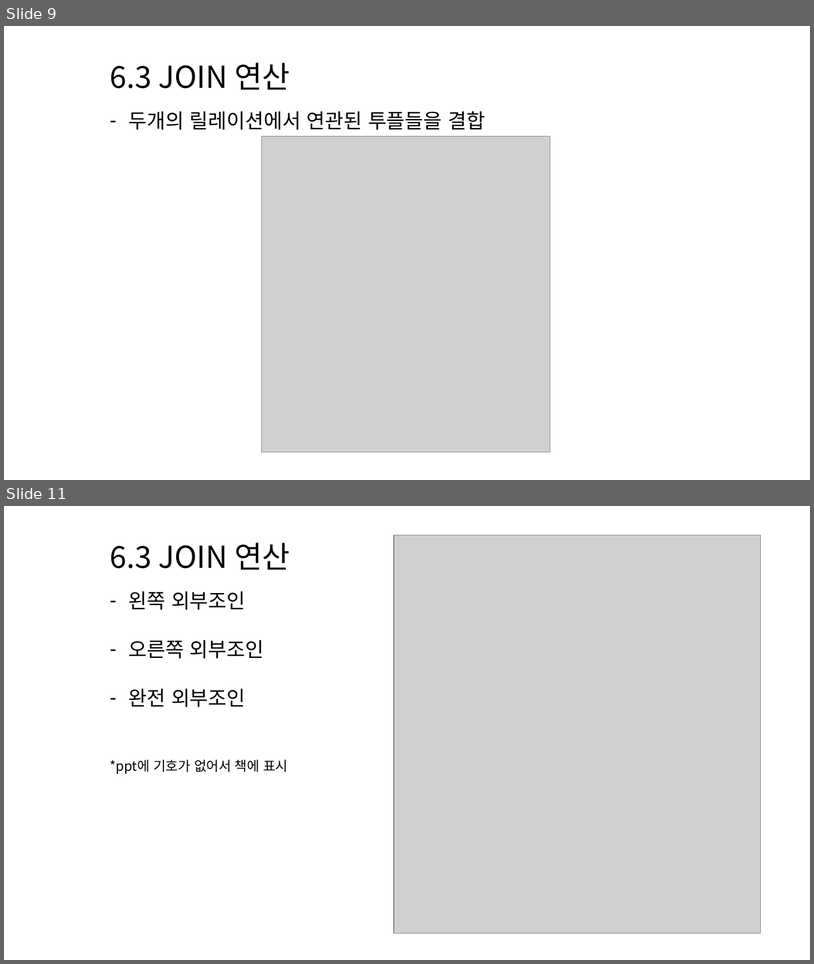
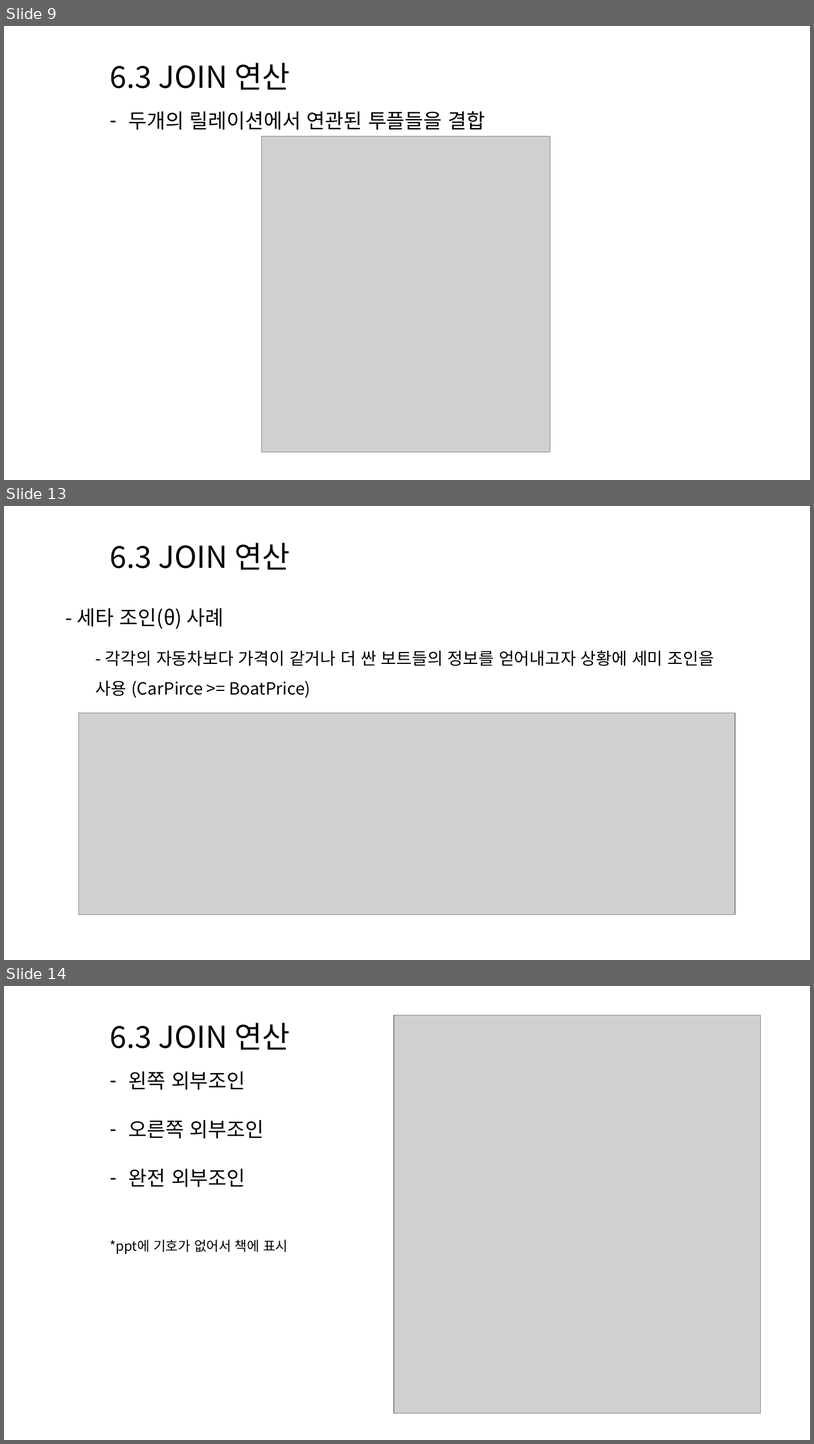
Before and after one commit to lhs501/mirim, a slide deck: chapter 6.pptx. Shown one above the other, each under a label of ours: slides 9 and 11 before the commit, slides 9, 13 and 14 after it; the slides between them are not shown. The pictures are 814x964 and 814x1444 pixels, drawn with LibreOffice and Linux fonts; fonts in the diff are those of the drawing; grey boxes stand for pictures. Boxes give left, top, right and bottom in pixels: in the first picture for what was removed or moved away, otherwise in the second. Text is boxed around its words. In the diff, an @@ line names an element or a change of style, - is before the commit and + after.

```diff
--- a/chapter 6.pptx
+++ b/chapter 6.pptx
@@ slide 13 added at (4,506,810,960), background #FFFFFF @@
@@ text added at (110,543,290,570), 36 pt, text #000000 @@
+6.3 JOIN 연산
@@ text added at (77,608,714,698), 20 pt, text #000000 @@
+  - 세타 조인(θ) 사례
+    - 각각의 자동차보다 가격이 같거나 더 싼 보트들의 정보를 얻어내고자 상황에 세미 조인을 사용 (CarPirce >= BoatPrice)
@@ picture added at (79,713,735,915) @@
@@ what was slide 11 is now slide 14 @@
```
Also in this commit, not shown: 2 slides changed, 2 other slides added.
